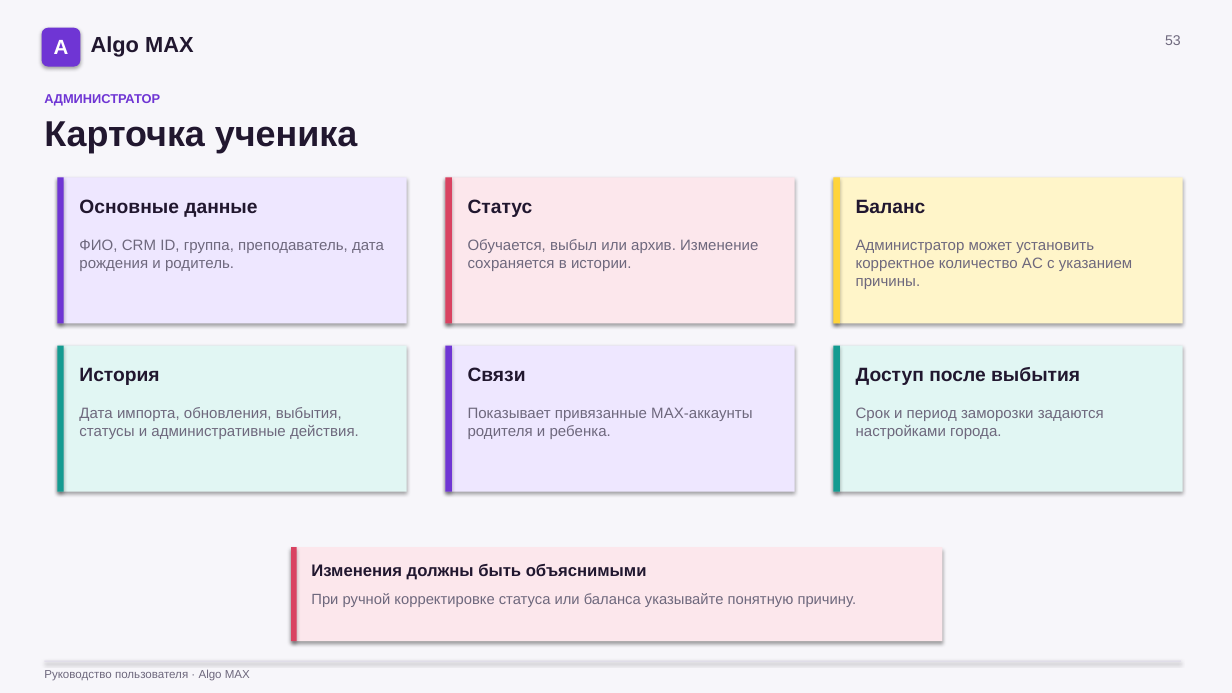
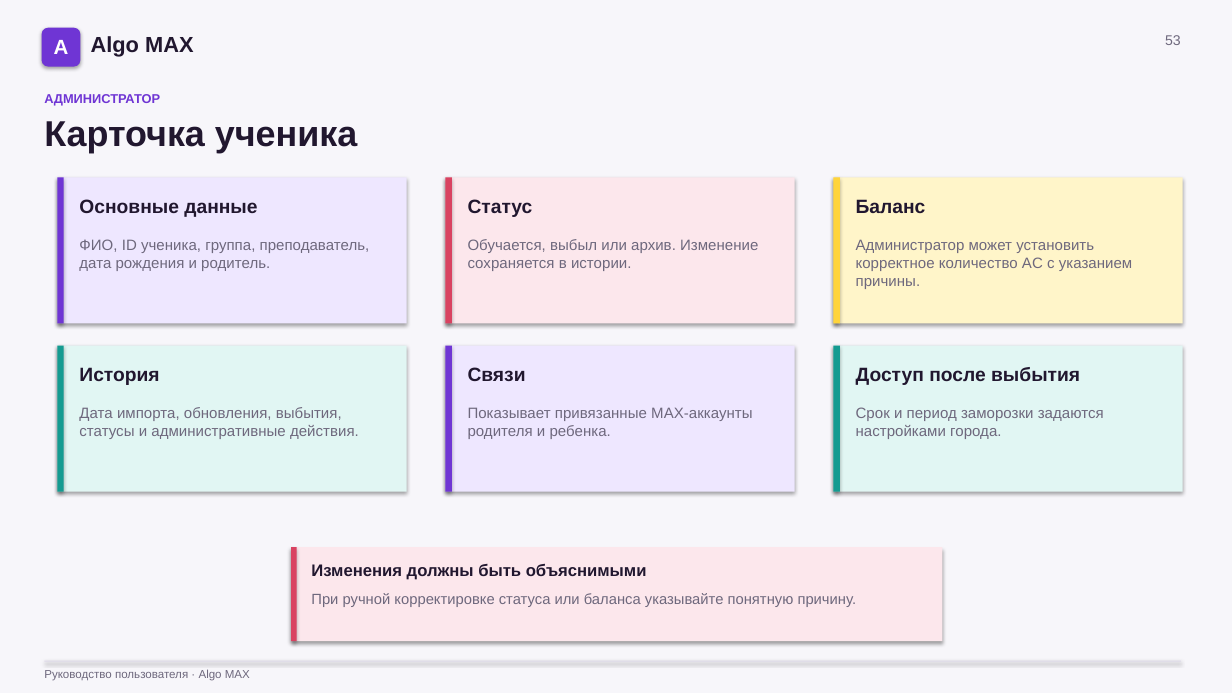
Before and after one commit to ImDoubleU/algo-bot-max, a slide deck: slide 53 of docs/Algo_MAX_Руководство_по_ролям.pptx. Drawn at 1232x693 pixels with LibreOffice and Linux fonts; fonts in the diff are those of the drawing. Boxes give left, top, right and bottom in pixels: in the first picture for what was removed or moved away, otherwise in the second. Text is boxed around its words. In the diff, an @@ line names an element or a change of style, - is before the commit and + after.

```diff
--- a/docs/Algo_MAX_Руководство_по_ролям.pptx
+++ b/docs/Algo_MAX_Руководство_по_ролям.pptx
@@ text at [79,239,370,271]: text changed @@
-ФИО, CRM ID, группа, преподаватель, дата рождения и родитель.
+ФИО, ID ученика, группа, преподаватель, дата рождения и родитель.
```
Also in this commit, not shown: 5 other slides changed, 9 other files.
